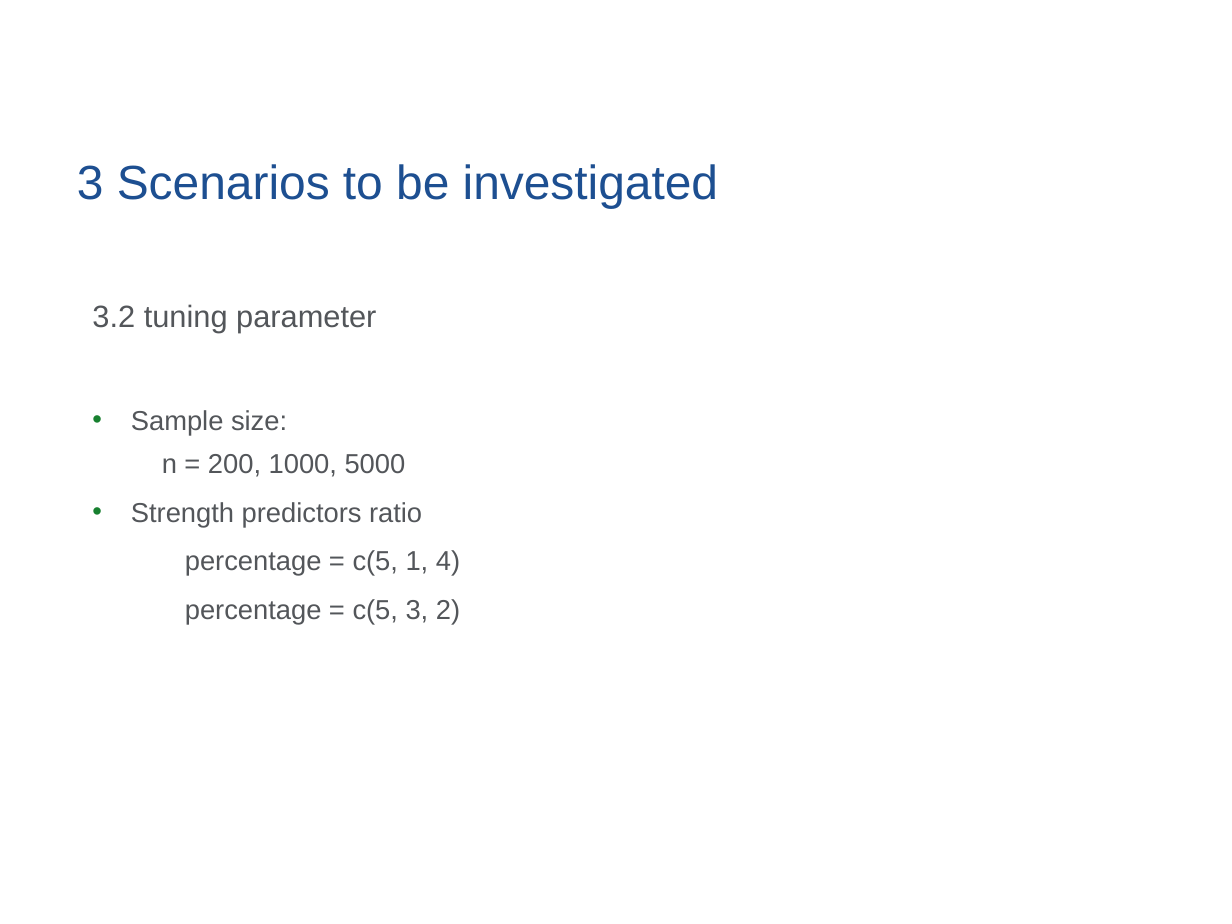
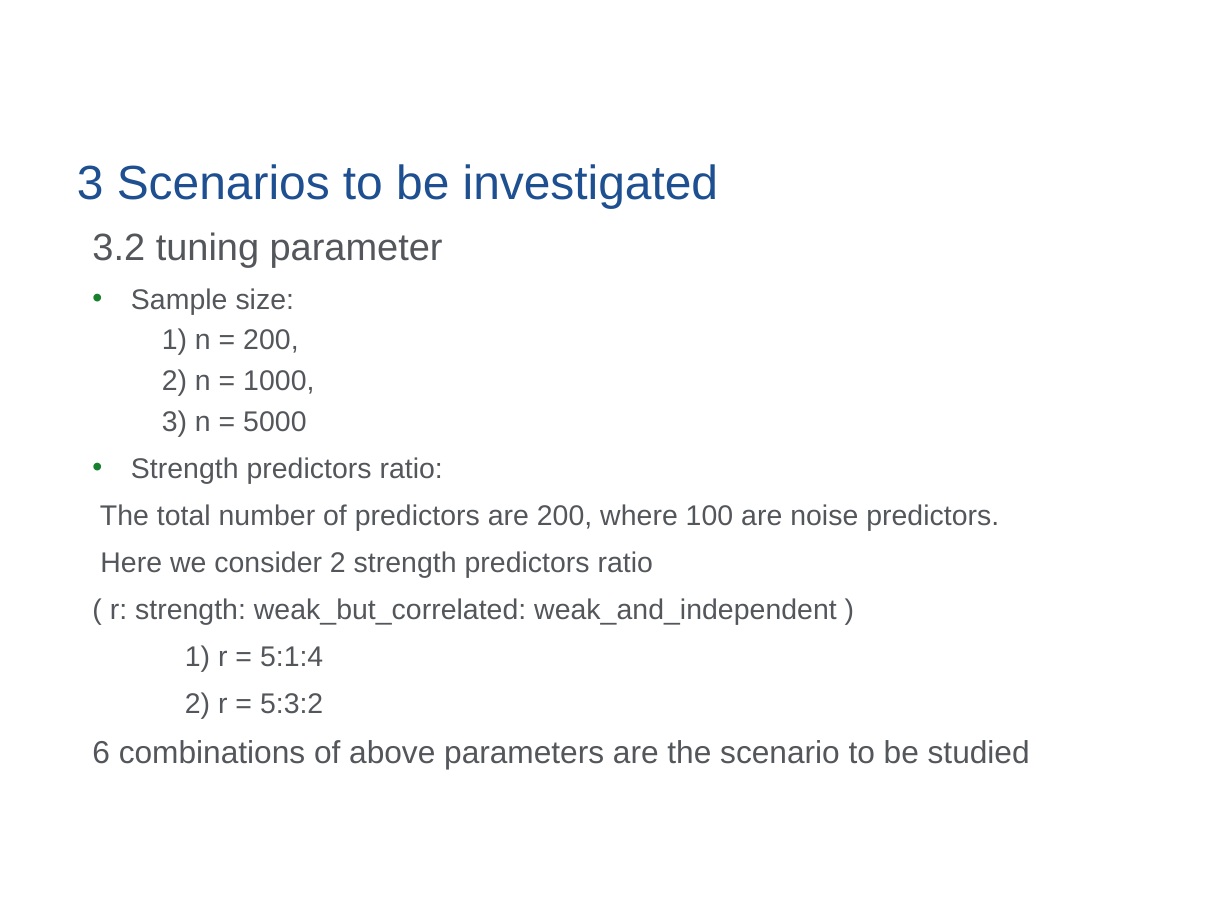
Before and after one commit to yuqimiao/p8160_project1_group7, a slide deck: slide 6 of slide_template/RS11023_Mailman_Standard_Template_12_2018.pptx (slide 7 before the commit). Drawn at 1232x924 pixels with LibreOffice and Linux fonts; fonts in the diff are those of the drawing; background and template pictures are left out. Boxes give left, top, right and bottom in pixels: in the first picture for what was removed or moved away, otherwise in the second. Text is boxed around its words. In the diff, an @@ line names an element or a change of style, - is before the commit and + after.

```diff
--- a/slide_template/RS11023_Mailman_Standard_Template_12_2018.pptx
+++ b/slide_template/RS11023_Mailman_Standard_Template_12_2018.pptx
@@ text at (92,232,443,315): size 18 to 22.2 pt in "3.2 tuning parameter"; size 16 to 16.6 pt in "Sample size:"; line spacing 1.1 to 1 @@
@@ text "3.2 tuning parameter": place and size @@
-text "3.2 tuning parameter" at (92,304,460,625)
+text "3.2 tuning parameter" at (92,232,1030,769)
@@ text at (92,328,1030,769): text changed; size 16 to 16.6 pt @@
-  n = 200, 1000, 5000
-• Strength predictors ratio
-percentage = c(5, 1, 4)
-percentage = c(5, 3, 2)
+  1) n = 200,
+  2) n = 1000,
+  3) n = 5000
+• Strength predictors ratio:
+The total number of predictors are 200, where 100 are noise predictors.
+Here we consider 2 strength predictors ratio
+( r: strength: weak_but_correlated: weak_and_independent )
+1) r = 5:1:4
+2) r = 5:3:2
+6 combinations of above parameters are the scenario to be studied
```
Also in this commit, not shown: 1 other slide changed, 1 slide added, 1 slide removed, 2 other files.
